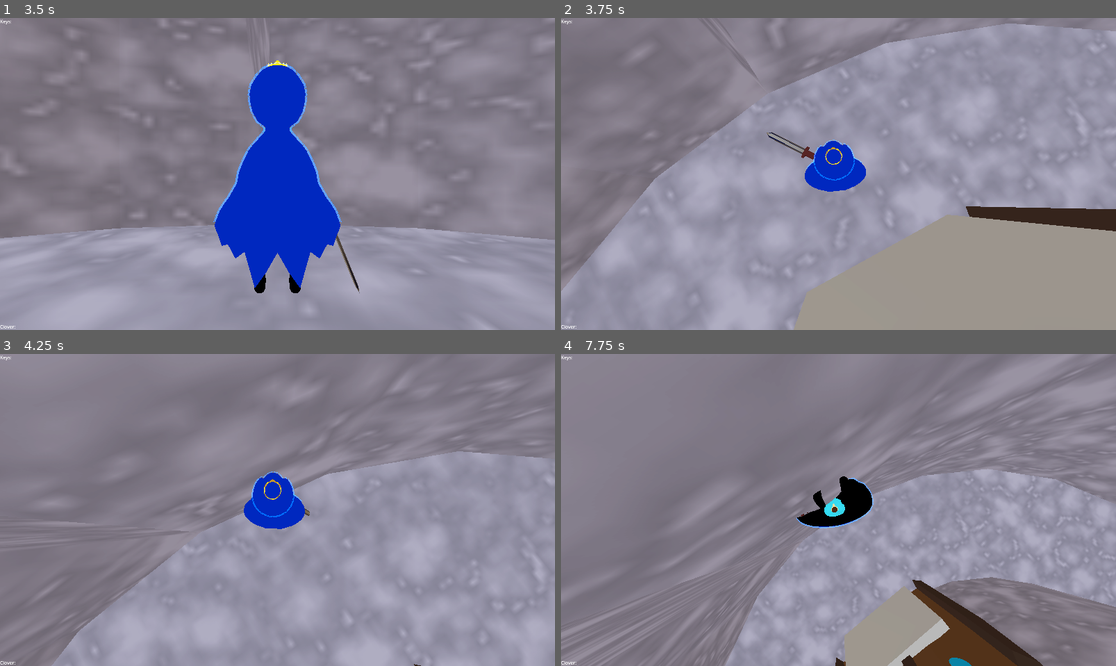
Above: before the commit, frames 1-4 (two rows, left to right).
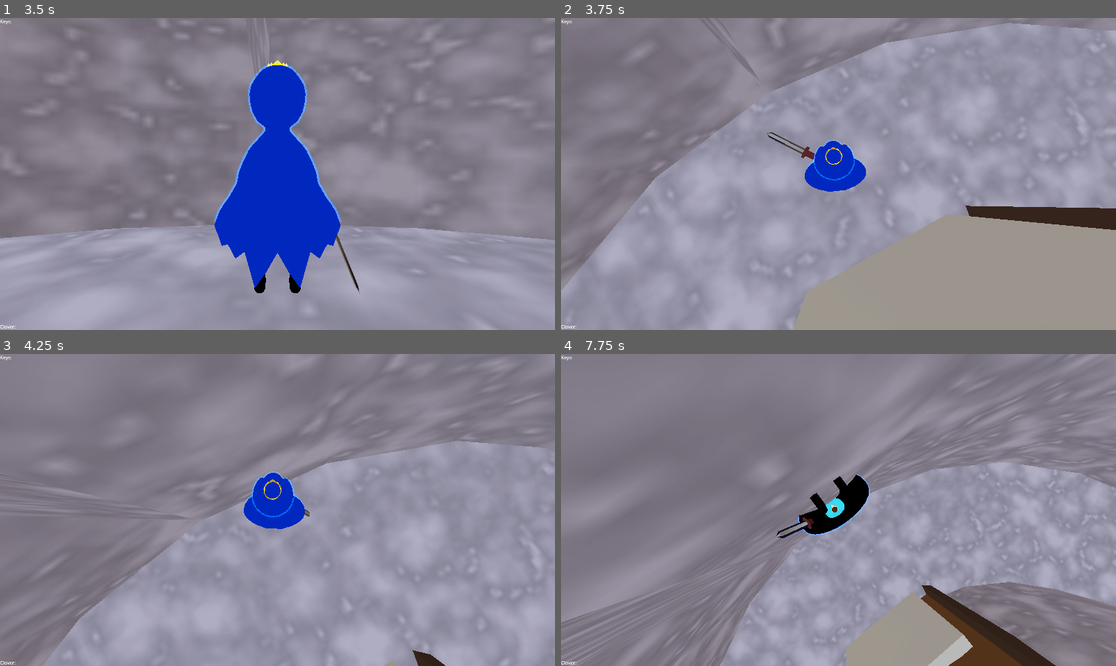
Above: after the commit, the same moments.

Repository: ruapotato/Gravitationally-Challenged
Game: Godot game, scene res://2d_interfaces/Title.tscn
Two runs of this game, one before a commit and one after it. Both use one fixed random seed, a clock stepped at 60 frames per second and the inputs below. Sound files missing from this copy of the repository are replaced by a short silence.
Inputs (mouse positions are in pixels of both pictures, inside the frame that each line leads up to):
- Up to frame 1 (3.5 s): click "Play" at 0.5 s; click "Back" at 1.25 s; click "Play" at 2 s; click "Save 1" at 2.75 s
- Up to frame 2 (3.75 s): tap Enter at 3.5 s; move the mouse to (866, 174) at 3.52 s; press the mouse at (866, 174) at 3.53 s; hold W (up) from 3.53 s (still down)
- Up to frame 3 (4.25 s): keep holding W (up)
- Up to frame 4 (7.75 s): move the mouse to (810, 510) at 4.27 s; release the mouse at (810, 510) at 4.28 s; tap Mouse wheel up (zoom_in) at 4.35 s; tap Space (reverse) at 5 s; move the mouse to (849, 503) at 5.02 s; hold Mouse wheel down (zoom_out) 5.03-5.78 s; move the mouse to (832, 516) at 5.77 s; click (832, 516) at 5.85 s; move the mouse to (877, 513) at 6.52 s; hold Mouse wheel up (zoom_in) 6.53-7.25 s; tap Escape (ui_cancel) at 7.15 s; release W (up) at 7.25 s; click (810, 488) at 7.25 s, where only the run after the commit has a clickable "Resume"

Frame 1 is identical in both runs. In frame 2, 0.3% of the frame differs, in the area x 0-100%, y 1-100%; in frame 3, 4.7%; in frame 4, 11%, in the area x 0-100%, y 0-100%.

Commit message:
Init pause menu

Diff:
--- /dev/null
+++ b/2d_interfaces/pause_menu.gd
@@ -0,0 +1,41 @@
+extends Node2D
+
+
+var level_loader
+var player
+
+# Called when the node enters the scene tree for the first time.
+func _ready() -> void:
+	level_loader = get_parent()
+	player = level_loader.find_child("player")
+	visible = false
+
+# Called every frame. 'delta' is the elapsed time since the previous frame.
+func _process(delta: float) -> void:
+	pass
+
+
+
+
+func _on_resume_pressed() -> void:
+	level_loader.hide_menu()
+
+
+func _on_exit_pressed() -> void:
+	Engine.time_scale = 1.0
+	get_tree().change_scene_to_file("res://2d_interfaces/Title.tscn")
+
+
+func _on_reload_pressed() -> void:
+	level_loader.hide_menu()
+	player.call_deferred("load_check_point")
+
+
+func _on_back_to_hub_pressed() -> void:
+	level_loader.hide_menu()
+	level_loader.call_deferred('load_level', 'hub')
+
+
+func _on_reset_level_pressed() -> void:
+	level_loader.hide_menu()
+	level_loader.call_deferred('load_level', level_loader.loaded_level)
--- /dev/null
+++ b/2d_interfaces/pause_menu.tscn
@@ -0,0 +1,105 @@
+[gd_scene load_steps=11 format=3 uid="uid://d146bwqv6ko3u"]
+
+[ext_resource type="Script" path="res://2d_interfaces/pause_menu.gd" id="1_auh0v"]
+[ext_resource type="StyleBox" path="res://2d_interfaces/back2.tres" id="2_m6o3c"]
+[ext_resource type="StyleBox" path="res://2d_interfaces/back1.tres" id="3_svv4k"]
+
+[sub_resource type="Theme" id="Theme_g2yde"]
+Button/font_sizes/font_size = 37
+Button/styles/disabled = ExtResource("2_m6o3c")
+Button/styles/focus = ExtResource("2_m6o3c")
+Button/styles/hover = ExtResource("2_m6o3c")
+Button/styles/normal = ExtResource("3_svv4k")
+Button/styles/pressed = ExtResource("2_m6o3c")
+
+[sub_resource type="StyleBoxFlat" id="StyleBoxFlat_vka5b"]
+bg_color = Color(0, 0.329412, 0.423529, 1)
+corner_radius_top_left = 150
+corner_radius_top_right = 50
+corner_radius_bottom_right = 150
+corner_radius_bottom_left = 50
+
+[sub_resource type="StyleBoxFlat" id="StyleBoxFlat_1whbr"]
+bg_color = Color(0, 0.329412, 0.423529, 1)
+corner_radius_top_left = 150
+corner_radius_top_right = 50
+corner_radius_bottom_right = 150
+corner_radius_bottom_left = 50
+
+[sub_resource type="StyleBoxFlat" id="StyleBoxFlat_6d3ps"]
+bg_color = Color(0, 0.329412, 0.423529, 1)
+corner_radius_top_left = 150
+corner_radius_top_right = 50
+corner_radius_bottom_right = 150
+corner_radius_bottom_left = 50
+
+[sub_resource type="StyleBoxFlat" id="StyleBoxFlat_oy6s3"]
+bg_color = Color(0, 0.654902, 0.827451, 1)
+corner_radius_top_left = 150
+corner_radius_top_right = 50
+corner_radius_bottom_right = 150
+corner_radius_bottom_left = 50
+
+[sub_resource type="StyleBoxFlat" id="StyleBoxFlat_xe72u"]
+bg_color = Color(0, 0.329412, 0.423529, 1)
+corner_radius_top_left = 150
+corner_radius_top_right = 50
+corner_radius_bottom_right = 150
+corner_radius_bottom_left = 50
+
+[sub_resource type="Theme" id="Theme_wfab7"]
+Button/font_sizes/font_size = 37
+Button/styles/disabled = SubResource("StyleBoxFlat_vka5b")
+Button/styles/focus = SubResource("StyleBoxFlat_1whbr")
+Button/styles/hover = SubResource("StyleBoxFlat_6d3ps")
+Button/styles/normal = SubResource("StyleBoxFlat_oy6s3")
+Button/styles/pressed = SubResource("StyleBoxFlat_xe72u")
+
+[node name="pause_menu" type="Node2D"]
+script = ExtResource("1_auh0v")
+
+[node name="resume" type="Button" parent="."]
+offset_left = 771.0
+offset_top = 433.0
+offset_right = 956.0
+offset_bottom = 488.0
+theme = SubResource("Theme_g2yde")
+text = "Resume"
+
+[node name="reset_level" type="Button" parent="."]
+offset_left = 777.0
+offset_top = 715.0
+offset_right = 1143.0
+offset_bottom = 781.0
+theme = SubResource("Theme_wfab7")
+text = "restart level"
+
+[node name="reload" type="Button" parent="."]
+offset_left = 777.0
+offset_top = 619.0
+offset_right = 1143.0
+offset_bottom = 685.0
+theme = SubResource("Theme_wfab7")
+text = "reload checkpoint"
+
+[node name="back_to_hub" type="Button" parent="."]
+offset_left = 777.0
+offset_top = 814.0
+offset_right = 1143.0
+offset_bottom = 880.0
+theme = SubResource("Theme_wfab7")
+text = "Back To Hub"
+
+[node name="exit" type="Button" parent="."]
+offset_left = 987.0
+offset_top = 961.0
+offset_right = 1149.0
+offset_bottom = 1016.0
+theme = SubResource("Theme_wfab7")
+text = "exit"
+
+[connection signal="pressed" from="resume" to="." method="_on_resume_pressed"]
+[connection signal="pressed" from="reset_level" to="." method="_on_reset_level_pressed"]
+[connection signal="pressed" from="reload" to="." method="_on_reload_pressed"]
+[connection signal="pressed" from="back_to_hub" to="." method="_on_back_to_hub_pressed"]
+[connection signal="pressed" from="exit" to="." method="_on_exit_pressed"]
--- a/entities/player.gd
+++ b/entities/player.gd
@@ -12,7 +12,7 @@
 @onready var collision_shape = $CollisionShape3D
 
 # Movement constants
-const MOVEMENT_FORCE = 450.0
+const MOVEMENT_FORCE = 250.0
 const MAX_VELOCITY = 3.0
 const MAX_FALL_VELOCITY = 22.0
 const FRICTION_FORCE = 5.0
@@ -29,9 +29,9 @@
 const KNOCKDOWN_ROTATION_SPEED = 5.0
 const INVULNERABILITY_DURATION = 3.0
 
-const ACCELERATION_TIME = 1.5  # Time to reach max speed
+const ACCELERATION_TIME = 1.7  # Time to reach max speed
 const INITIAL_MOVEMENT_FORCE = 70.0  # Starting force
-const MAX_MOVEMENT_FORCE = 450.0  # Maximum force (original MOVEMENT_FORCE value)
+const MAX_MOVEMENT_FORCE = 250.0  # Maximum force (original MOVEMENT_FORCE value)
 
 
 # State handling
@@ -49,6 +49,7 @@
 var is_accelerating = false
 var acceleration_timer = 0.0
 var mesh_height
+var level_loader
 
 # Movement and visual variables
 var saved_check_point = Vector3(0,0,0)
@@ -71,6 +72,7 @@
 	can_sleep = false
 	gravity_scale = GRAVITY_SCALE
 	mesh_height = collision_shape.shape.height
+	level_loader = get_parent()
 
 
 	base_mesh_scale = mesh.scale
@@ -312,7 +314,7 @@
 	if is_knocked_down:
 		return
 
-	if event is InputEventMouseMotion and Input.get_mouse_mode() == Input.MOUSE_MODE_CAPTURED:
+	if event is InputEventMouseMotion and not level_loader.paused:
 		cam_piv.rotate_y(-event.relative.x * 0.005)  # Invert the rotation to fix camera direction
 		camera_arm.rotate_x(-event.relative.y * 0.005)
 		camera_arm.rotation.x = clamp(camera_arm.rotation.x, -PI/2.1, PI/2.1)
@@ -326,11 +328,13 @@
 	elif event.is_action_pressed("zoom_out"):
 		camera_arm.spring_length = clamp(camera_arm.spring_length + 0.1, MIN_ZOOM, MAX_ZOOM)
 
-	elif event.is_action_pressed("ui_cancel"):
-		if Input.get_mouse_mode() == Input.MOUSE_MODE_CAPTURED:
-			Input.set_mouse_mode(Input.MOUSE_MODE_VISIBLE)
-		else:
-			Input.set_mouse_mode(Input.MOUSE_MODE_CAPTURED)
+	elif event.is_action_pressed("pause"):
+		if level_loader.paused:
+			level_loader.hide_menu()
+		else:
+			level_loader.show_menu()
+
+
 	elif event.is_action_pressed("swipe"):
 		sword.swipe()
 
--- a/level_bits/level_loader.gd
+++ b/level_bits/level_loader.gd
@@ -1,12 +1,15 @@
 extends Node3D
 @onready var load_to_point = $loaded_level
 @onready var player = $player
+@onready var pause_menu = $pause_menu
+
 var init_save_location = "hub"
 var active_save_num = 1
 var level_keys_list = []
 var config = ConfigFile.new()
 var loaded_level = "hub"
 var clover = 0
+var paused = false
 
 # Called when the node enters the scene tree for the first time.
 func _ready() -> void:
@@ -40,6 +43,20 @@
 	config.set_value("Level", "current_level", loaded_level)
 	config.set_value("Progress", "completed_levels", level_keys_list)
 	config.save(save_path)
+
+func hide_menu():
+	if pause_menu.visible:
+		pause_menu.hide()
+		Engine.time_scale = 1.0
+		paused = false
+		Input.set_mouse_mode(Input.MOUSE_MODE_CAPTURED)
+
+func show_menu():
+	if not pause_menu.visible:
+		pause_menu.show()
+		Engine.time_scale = 0.001
+		paused = true
+		Input.set_mouse_mode(Input.MOUSE_MODE_VISIBLE)
 
 func load_level(level_name: String) -> void:
 	clover = 0
--- a/level_bits/level_loader.tscn
+++ b/level_bits/level_loader.tscn
@@ -1,8 +1,9 @@
-[gd_scene load_steps=7 format=3 uid="uid://5v0415em08vj"]
+[gd_scene load_steps=8 format=3 uid="uid://5v0415em08vj"]
 
 [ext_resource type="Script" path="res://level_bits/level_loader.gd" id="1_fp5wk"]
 [ext_resource type="PackedScene" uid="uid://bej60nbr21nhf" path="res://entities/player.tscn" id="1_wnodb"]
 [ext_resource type="PackedScene" uid="uid://daxn46nmxbap2" path="res://2d_interfaces/game_interface.tscn" id="3_vaupo"]
+[ext_resource type="PackedScene" uid="uid://d146bwqv6ko3u" path="res://2d_interfaces/pause_menu.tscn" id="4_rsgvt"]
 
 [sub_resource type="ProceduralSkyMaterial" id="ProceduralSkyMaterial_3gamy"]
 sky_top_color = Color(1, 1, 1, 1)
@@ -41,3 +42,5 @@
 [node name="loaded_level" type="Node3D" parent="."]
 
 [node name="game_interface" parent="." instance=ExtResource("3_vaupo")]
+
+[node name="pause_menu" parent="." instance=ExtResource("4_rsgvt")]
--- a/native/skin.tres
+++ b/native/skin.tres
@@ -2,4 +2,4 @@
 
 [resource]
 shading_mode = 0
-albedo_color = Color(0.84, 0.756, 0.504, 1)
+albedo_color = Color(0.902423, 0.712517, 0.633442, 1)
--- a/project.godot
+++ b/project.godot
@@ -68,6 +68,11 @@
 "events": [Object(InputEventMouseButton,"resource_local_to_scene":false,"resource_name":"","device":-1,"window_id":0,"a …(258 unchanged characters)…
 ]
 }
+pause={
+"deadzone": 0.5,
+"events": [Object(InputEventKey,"resource_local_to_scene":false,"resource_name":"","device":-1,"window_id":0,"alt_pressed":false,"shift_pressed":false,"ctrl_pressed":false,"meta_pressed":false,"pressed":false,"keycode":0,"physical_keycode":4194305,"key_label":0,"unicode":0,"location":0,"echo":false,"script":null)
+]
+}
 
 [physics]
 
